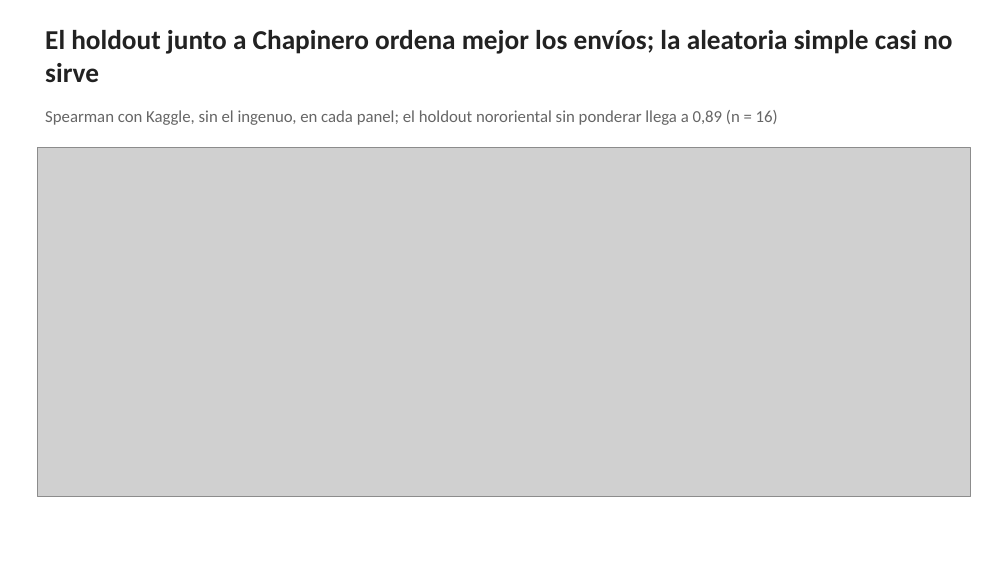
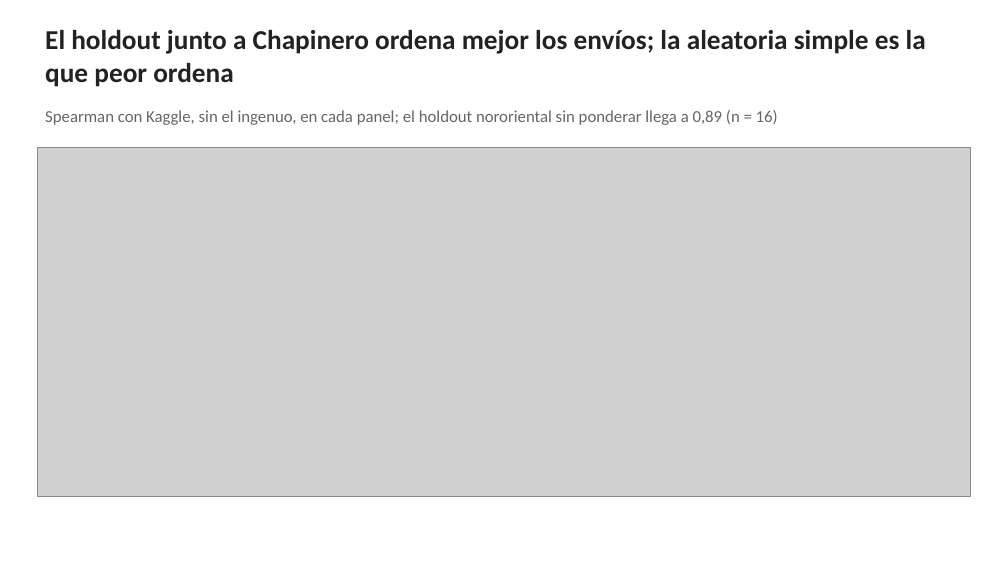
Before and after one commit to Stebandido77/Problem-set3, a slide deck: slide 7 of document/compare_equipo_06.pptx. Drawn at 1008x567 pixels with LibreOffice and Linux fonts; fonts in the diff are those of the drawing; grey boxes stand for pictures. Boxes give left, top, right and bottom in pixels: in the first picture for what was removed or moved away, otherwise in the second. Text is boxed around its words. In the diff, an @@ line names an element or a change of style, - is before the commit and + after.

Commit message:
Registra la corrida desde cero y completa la validación aleatoria
La ruta principal tardó 2 h 15 min en un clon limpio y reprodujo los 17
envíos. Agrega la aleatoria simple de 83, 104, 105, 108 y 114 que faltaba.

```diff
--- a/document/compare_equipo_06.pptx
+++ b/document/compare_equipo_06.pptx
@@ text at (45, 30, 926, 87): text changed @@
-El holdout junto a Chapinero ordena mejor los envíos; la aleatoria simple casi no sirve
+El holdout junto a Chapinero ordena mejor los envíos; la aleatoria simple es la que peor ordena
```
Also in this commit, not shown: 15 other files.
